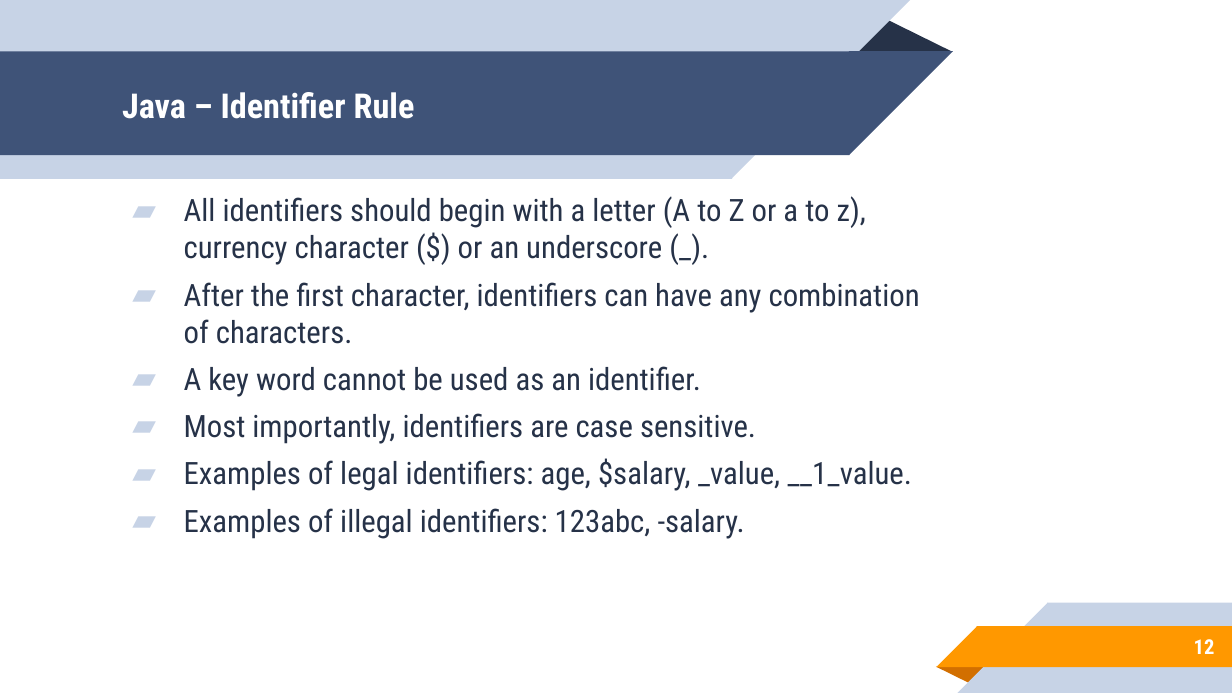
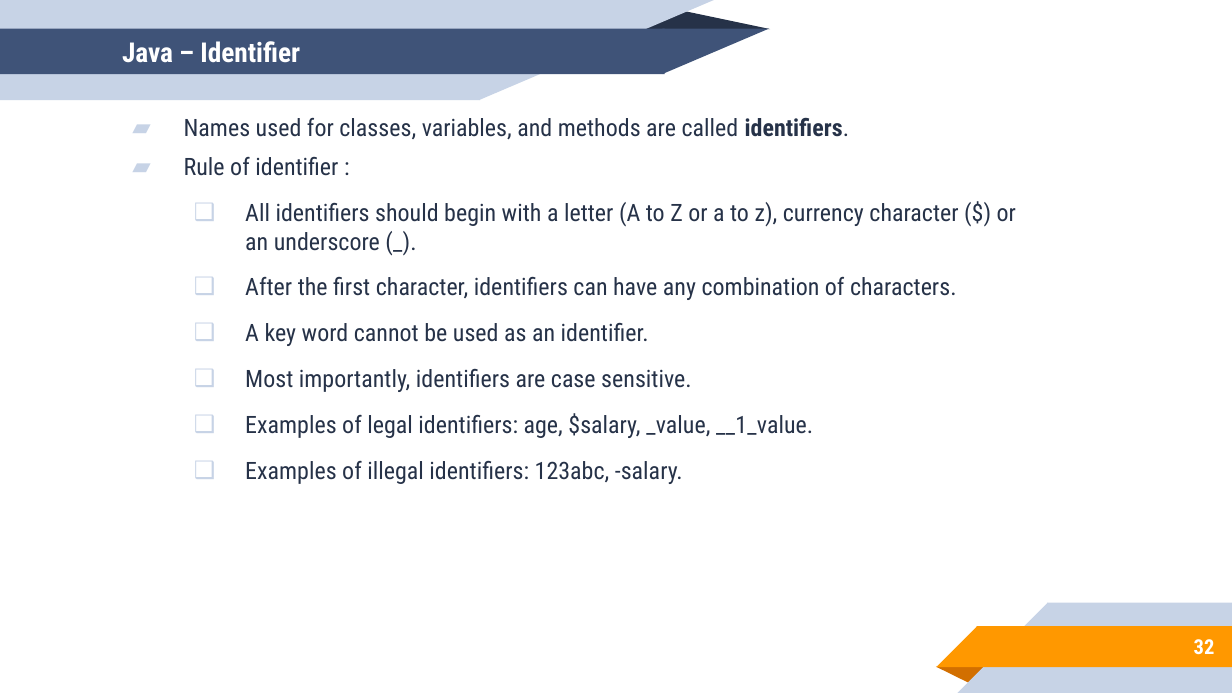
Before and after one commit to aronipurwanto/materi-xa, a slide deck: slide 32 of java/java-logic/Slide-Java-Logic-01.pptx (slide 12 before the commit). Drawn at 1232x693 pixels with LibreOffice and Linux fonts; fonts in the diff are those of the drawing. Boxes give left, top, right and bottom in pixels: in the first picture for what was removed or moved away, otherwise in the second. Text is boxed around its words. In the diff, an @@ line names an element or a change of style, - is before the commit and + after.

```diff
--- a/java/java-logic/Slide-Java-Logic-01.pptx
+++ b/java/java-logic/Slide-Java-Logic-01.pptx
@@ rectangle: place and size @@
-rectangle at <box>0,52,849,155</box>
+rectangle at <box>0,28,664,74</box>
@@ rectangle: place and size @@
-rectangle at <box>0,0,732,179</box>
+rectangle at <box>0,0,480,100</box>
@@ right triangle added at <box>479,0,715,100</box>, fill #C7D3E6 @@
@@ triangle: place and size @@
-triangle at <box>848,17,952,52</box>
+triangle at <box>632,10,770,30</box>
@@ right triangle: place and size @@
-right triangle at <box>849,52,952,155</box>
+right triangle at <box>663,28,770,74</box>
@@ right triangle removed at <box>732,0,910,179</box> @@
@@ title at <box>122,41,300,63</box>: text changed; size 20 to 16 pt @@
-Java – Identifier Rule
+Java – Identifier
@@ text "Names used for classes, variables, ...": place and size @@
-text "Names used for classes, variables, ..." at <box>184,196,920,539</box>
+text "Names used for classes, variables, ..." at <box>184,117,1016,484</box>
@@ text at <box>184,117,850,176</box>: paragraphs added @@
+▰ Names used for classes, variables, and methods are called identifiers.
+▰ Rule of identifier :
@@ text at <box>245,202,1016,484</box>: size 18 to 14 pt in "All identifiers should begin with a letter ...", "After the first character, identifiers can have ...", "A key word cannot be used as ...", "Most importantly, identifiers are case sensitive." and 2 more places; bullet ▰ to ❑; list level 1 to 2 in "All identifiers should begin with ..."; list level 1 to 2 in "After the first character, identifiers ..."; list level 1 to 2 in "A key word cannot be ..."; list level 1 to 2 in "Most importantly, identifiers are case ..."; list level 1 to 2 in "Examples of legal identifiers: age, ..."; list level 1 to 2 in "Examples of illegal identifiers: 123abc, ..." @@
@@ page number at <box>1194,639,1215,655</box>: text changed @@
-12
+32
```
Also in this commit, not shown: 22 other slides changed, 48 slides added, 9 slides removed, 16 other files.
